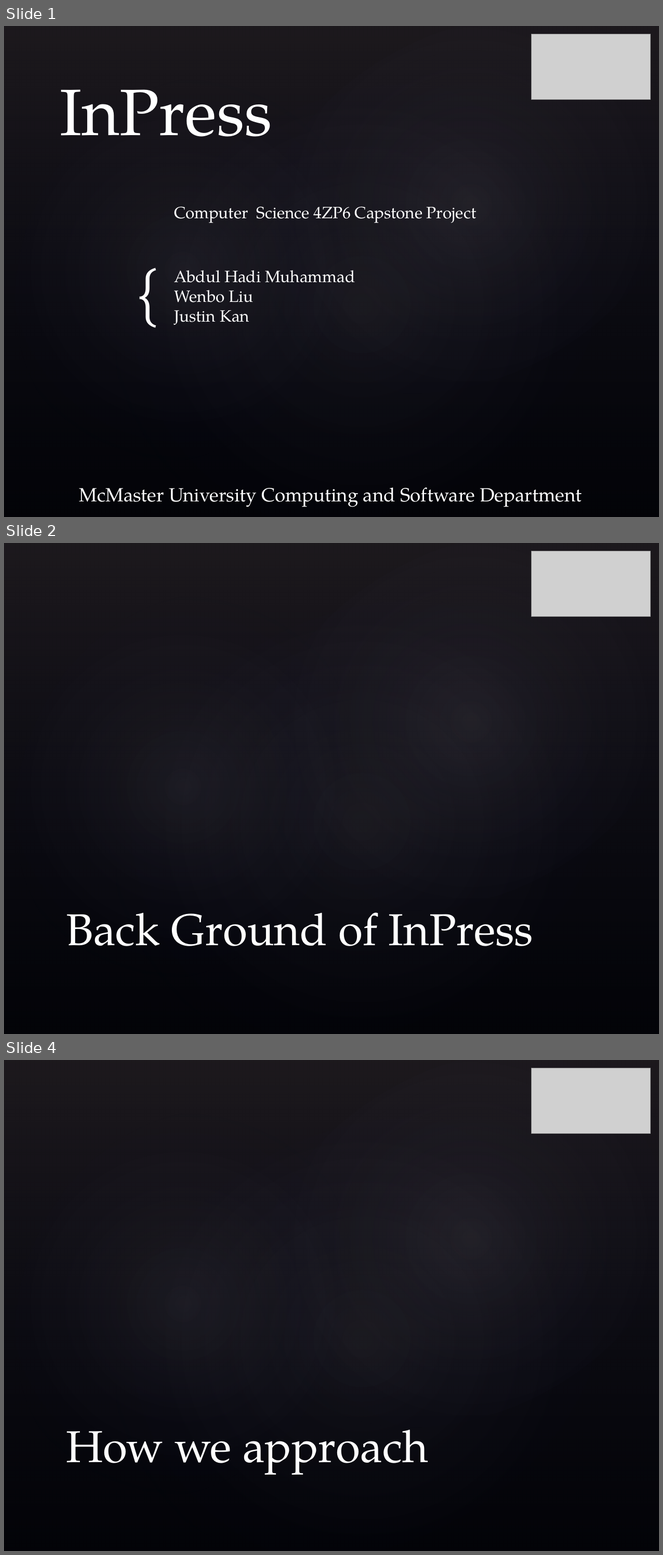
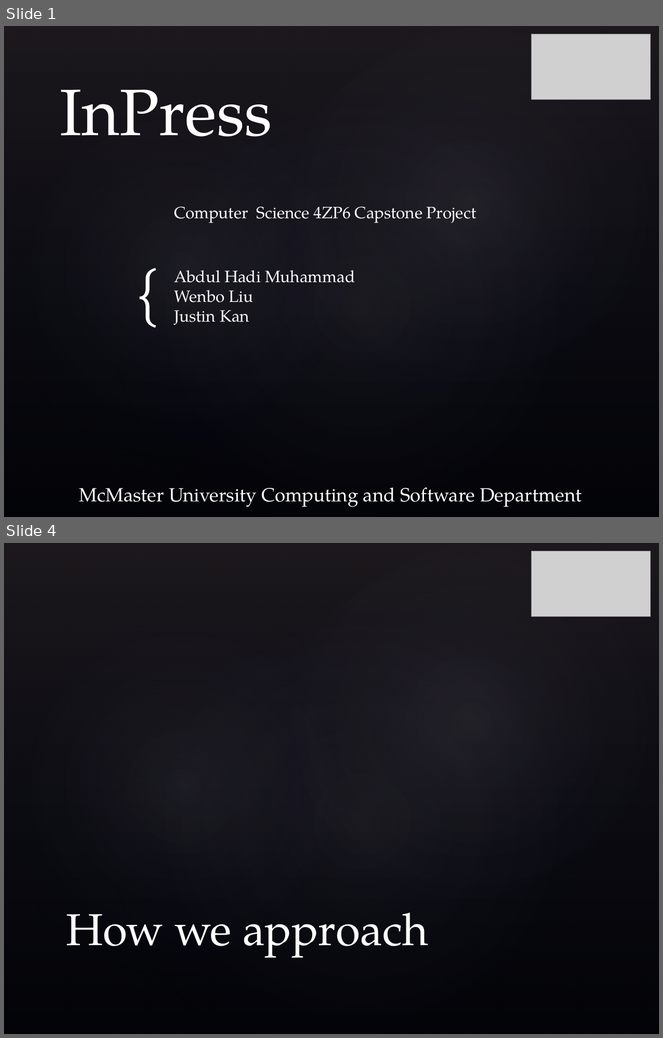
Before and after one commit to hadimuhammad/InPress, a slide deck: Documentation/Presentation.pptx. Shown one above the other, each under a label of ours: slides 1, 2 and 4 before the commit, slides 1 and 4 after it; the slides between them are not shown. The pictures are 663x1555 and 663x1038 pixels, drawn with LibreOffice and Linux fonts; fonts in the diff are those of the drawing; grey boxes stand for pictures; background and template pictures are left out. Boxes give left, top, right and bottom in pixels: in the first picture for what was removed or moved away, otherwise in the second. Text is boxed around its words. In the diff, an @@ line names an element or a change of style, - is before the commit and + after.

```diff
--- a/Documentation/Presentation.pptx
+++ b/Documentation/Presentation.pptx
@@ slide 2 removed at [4, 543, 659, 1034], background picture (left out); not listed: 4 template elements that a slide beside it also shows @@
@@ picture removed at [531, 551, 651, 616] @@
@@ title removed at [66, 913, 533, 947] @@
-Back Ground of InPress
```
Also in this commit, not shown: 2 slides added, 1 other slide removed.
